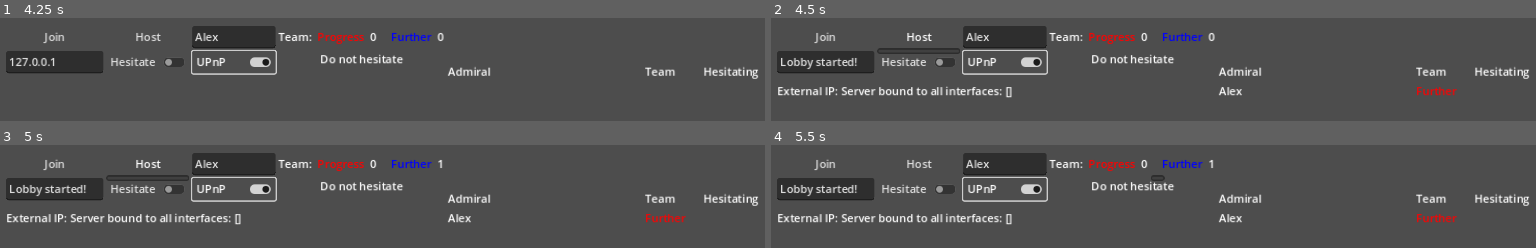
Above: before the commit, frames 1-4 (two rows, left to right).
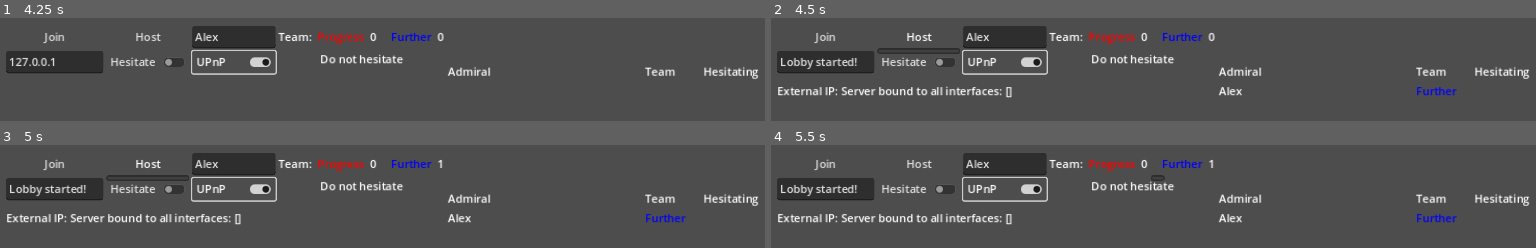
Above: after the commit, the same moments.

Repository: ramla/MultiDoggof
Game: Godot game, scene res://main.tscn
Same seed, same stepped clock (60 frames per second), same inputs: the game is played once before the commit and once after it.
Inputs (mouse positions are in pixels of both pictures, inside the frame that each line leads up to):
- Up to frame 1 (4.25 s): click (237, 37) at 0.52 s; type "Alex" at 0.6 s; click "Progress" at 1.25 s; click "Further" at 2 s; click "Hesitate" at 2.75 s; click "UPnP" at 3.5 s
- Up to frame 2 (4.5 s): click "Host" at 4.25 s
- Up to frame 3 (5 s): no input
- Up to frame 4 (5.5 s): click (1153, 164) at 5 s

Frame 1 is identical in both runs. In frame 2, 0.3% of the frame differs, in the area x 84-90%, y 66-76%; in frame 3, 0.3%; in frame 4, 0.3%.

Commit message:
lobby playerlist colours fixed

Diff:
--- a/admiral.gd
+++ b/admiral.gd
@@ -202,6 +202,12 @@
 	#cprint("Init done @ " + str(local_id) + ". Self: " + str(self) + ", team: " + str(team) + ", local_team: " + str(local_team))
 
 func start_round():
+	#HACK: re-applying fog of war b/c sometimes others are visible outside view distance after spawning
+	for i in admirals:
+		if i != local_id && position.distance_to(admirals[i].position) > $ViewDistance/CollisionVisual["shape"]["radius"] / 2:
+			var admiral = admirals[i]
+			admiral.apply_fog_of_war()
+
 	on_round_timer = true
 	%HUD.start_round()
 	cprint("Round started!")
@@ -243,8 +249,6 @@
 func apply_fog_of_war():
 	#cprint("FOW active on "+ str(entity_id)+ " at "+ str(local_id))
 	hide()
-	if Overseer.debug["wallhack"]:
-		view_distance.get_node("Sprite2D").show()
 
 func ghost_last_known_admiral_location(spotted_entity_id):
 	if entity_id != spotted_entity_id:
@@ -265,8 +269,6 @@
 		spotted.emit(seen_entity_id)
 		return
 	admirals[seen_entity_id].hide()
-	if Overseer.debug["wallhack"]:
-		admirals[seen_entity_id].show()
 	var ghost_instantiated = ghost_scene.instantiate()
 	ghost_instantiated.init(seen_entity_id, admirals[seen_entity_id].position, admirals[seen_entity_id].blue, true)
 	get_parent().get_parent().get_node("Ghosts").add_child(ghost_instantiated)
--- a/admiral.tscn
+++ b/admiral.tscn
@@ -62,3 +62,5 @@
 
 [node name="MultiplayerSynchronizer" type="MultiplayerSynchronizer" parent="."]
 replication_config = SubResource("SceneReplicationConfig_aiu2a")
+
+[editable path="ViewDistance"]
--- a/game.gd
+++ b/game.gd
@@ -293,7 +293,7 @@
 			init_client_state_checklist(admirals)
 			wait_for_clients_ready()
 		ClientState.Waiting4Round2Start:
-			ready_to_receive = false
+			#ready_to_receive = false
 			init_client_state_checklist(admirals)
 			print("HOST LAUNCHING ?")
 			clients_ready = true
--- a/lobby_player.gd
+++ b/lobby_player.gd
@@ -18,23 +18,6 @@
 		$Hesitating.text = ""
 	else:
 		$Hesitating.text = "Yes"
-	if team == 0:
-		$Team.text = "Centrist"
-		$Team["theme_override_colors/font_color"] = Color(1,1,1,1)
-	elif team == -1:
-		$Team.text = "Progress"
-		if in_local_team == -1:
-			$Team["theme_override_colors/font_color"] = blue
-		if in_local_team == 1:
-			$Team["theme_override_colors/font_color"] = red
-	elif team == 1:
-		$Team.text = "Further"
-		if in_local_team == -1:
-			$Team["theme_override_colors/font_color"] = blue
-		if in_local_team == 1:
-			$Team["theme_override_colors/font_color"] = red
-	else:
-		$Team.text = "WTF"
 	refresh_team_color(in_local_team)
 
 func refresh_team_color(in_local_team):
@@ -50,9 +33,9 @@
 	elif team == 1:
 		$Team.text = "Further"
 		if in_local_team == -1:
+			$Team["theme_override_colors/font_color"] = red
+		if in_local_team == 1:
 			$Team["theme_override_colors/font_color"] = blue
-		if in_local_team == 1:
-			$Team["theme_override_colors/font_color"] = red
 	else:
 		$Team.text = "WTF"
 
--- a/main.gd
+++ b/main.gd
@@ -190,6 +190,7 @@
 func update_player(in_multi_id, in_os_id, in_playername, in_is_ready = false, in_team = get_team_least_players()):
 	if in_playername == "" && hosting:
 		in_playername = "Hostcuck"
+
 	if hosting && in_team == 0:
 		in_team = get_team_least_players()
 		local_team = in_team
@@ -214,7 +215,7 @@
 	#TODO: pass host's game settings to clients
 	pass
 
-@rpc("any_peer")
+@rpc("call_local")
 func announce_message(multi_id, message):
 	infobox.text += playerbase[multi_id]["playername"] + ": " + str(message)
 
@@ -224,6 +225,7 @@
 	for id in playerbase:
 		var player = playerbase[id]
 		teamdelta += player["team"]
+	print("random team value: ", randval, " teamdelta: ", teamdelta)
 	if teamdelta > 0:
 		default_team = -1
 	elif teamdelta < 0:
--- a/overseer.gd
+++ b/overseer.gd
@@ -3,7 +3,6 @@
 
 var debug = {
 	"quick_launch" = false, #to quickly launch a game from two instances. second round is also immediately launched as players are readied automatically
-	"wallhack" = false, #not tested since fixing most of fog of war and is acshually maphack
 	"pace_up" = false, #doubles some speeds, not very useful maybe DELETE
 	}
 
